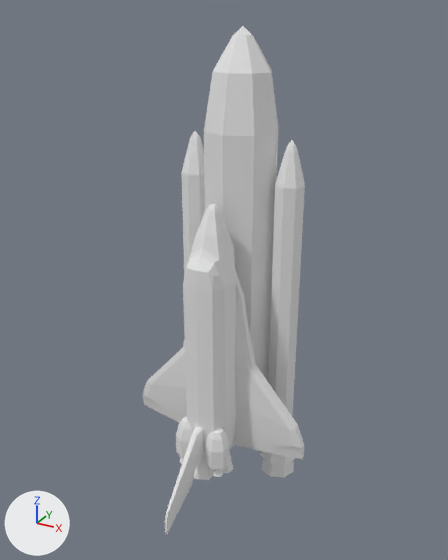
An edit to the FBX model Assets/Damian'sAssets/polyperfect/Low Poly Ultimate Pack/M/- Meshes_M/Space_M/space-shuttle.fbx, drawn before and after from the same camera.
One viewpoint serves both versions: a 50 mm camera at (31.1, -56.2, 55.6) aimed at (0.9, -1.4, 28.2). Arrows for +X, +Y and +Z are at lower left; the lights stay in place. Where no turn or scale is listed for an object, it has been applied to the vertices.

The scene before the commit, as lines of its bpy script (objects in view):
```python
ob_space_rocket_big = bpy.data.objects.new('space-rocket-big', me_space_rocket_big)
ob_space_rocket_big.location = (0.0, 4.2, 8.2)
ob_space_rocket_l = bpy.data.objects.new('space-rocket_L', me_space_rocket_l)
ob_space_rocket_l.location = (-5.9, 4.2, 0.3)
ob_space_rocket_r = bpy.data.objects.new('space-rocket_R', me_space_rocket_r)
ob_space_rocket_r.location = (5.9, 4.2, 0.3)
ob_space_shuttle_base = bpy.data.objects.new('space-shuttle-base', me_space_shuttle_base)
ob_space_shuttle_base.location = (0.0, -0.3, 20.4)
ob_space_shuttle_door_l = bpy.data.objects.new('space-shuttle-door_L', me_space_shuttle_door_l)
ob_space_shuttle_door_l.location = (0.0, -0.3, 20.4)
ob_space_shuttle_door_r = bpy.data.objects.new('space-shuttle-door_R', me_space_shuttle_door_r)
ob_space_shuttle_door_r.location = (0.0, -0.3, 20.4)
```
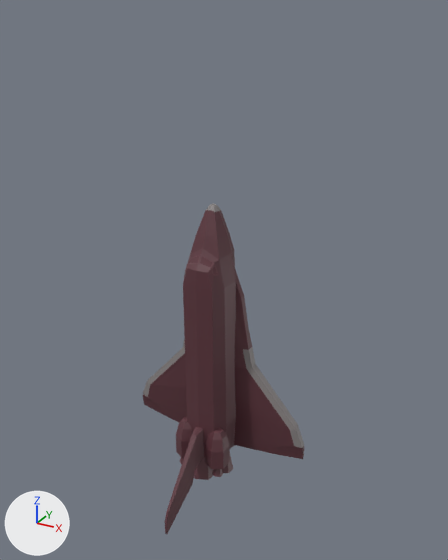
The newer file is also turned or shifted as a whole; pictures and numbers use the older file's frame.

Pixel boxes (x1, y1, x2, y2) of what changed, in the pictures (448 x 560 px):
```json
{"object": "space-rocket-big", "change": "deleted", "before": [204, 26, 278, 383]}
{"object": "space-shuttle-base", "change": "recoloured", "before": [143, 204, 304, 534], "after": [143, 204, 304, 534], "on screen": "grey to brown"}
{"object": "space-rocket_R", "change": "deleted", "before": [260, 140, 305, 477], "faces in mat_23_grey_white (white #e7e7e7)": [260, 151, 305, 464], "faces in mat_28_orange (white #e7e7e7)": [274, 186, 305, 226], "faces in mat_17_grey_darkest (white #e7e7e7)": [262, 140, 298, 477]}
{"object": "space-shuttle-door_R", "change": "recoloured", "before": [196, 288, 226, 431], "after": [196, 288, 226, 431], "on screen": "grey to brown"}
{"object": "space-rocket_L", "change": "deleted", "before": [182, 131, 205, 275], "faces in mat_23_grey_white (white #e7e7e7)": [182, 140, 205, 275], "faces in mat_28_orange (white #e7e7e7)": [182, 173, 205, 210]}
{"object": "space-shuttle-door_L", "change": "recoloured", "before": [183, 286, 199, 427], "after": [183, 286, 199, 427], "on screen": "grey to brown"}
```

Edits to the scene script, one JSON object a line:
```json
{"op": "set", "path": "mat_23_grey_white.base_color", "old": "(0.8, 0.8, 0.8)", "new": "(0.112, 0.0369, 0.0482)", "note": "white #e7e7e7 -> brown #5e363e"}
{"op": "set", "path": "mat_20_grey.base_color", "old": "(0.8, 0.8, 0.8)", "new": "(0.242, 0.223, 0.223)", "note": "white #e7e7e7 -> grey #878282"}
{"op": "set", "path": "mat_17_grey_darkest.base_color", "old": "(0.8, 0.8, 0.8)", "new": "(0.112, 0.0369, 0.0482)", "note": "white #e7e7e7 -> brown #5e363e"}
{"op": "remove", "block": "ob_space_rocket_l", "code": ["ob_space_rocket_l = bpy.data.objects.new('space-rocket_L', me_space_rocket_l)", "ob_space_rocket_l.location = (-5.9, 4.2, 0.3)"]}
{"op": "remove", "block": "ob_space_rocket_r", "code": ["ob_space_rocket_r = bpy.data.objects.new('space-rocket_R', me_space_rocket_r)", "ob_space_rocket_r.location = (5.9, 4.2, 0.3)"]}
{"op": "remove", "block": "ob_space_rocket_big", "code": ["ob_space_rocket_big = bpy.data.objects.new('space-rocket-big', me_space_rocket_big)", "ob_space_rocket_big.location = (0.0, 4.2, 8.2)"]}
```
